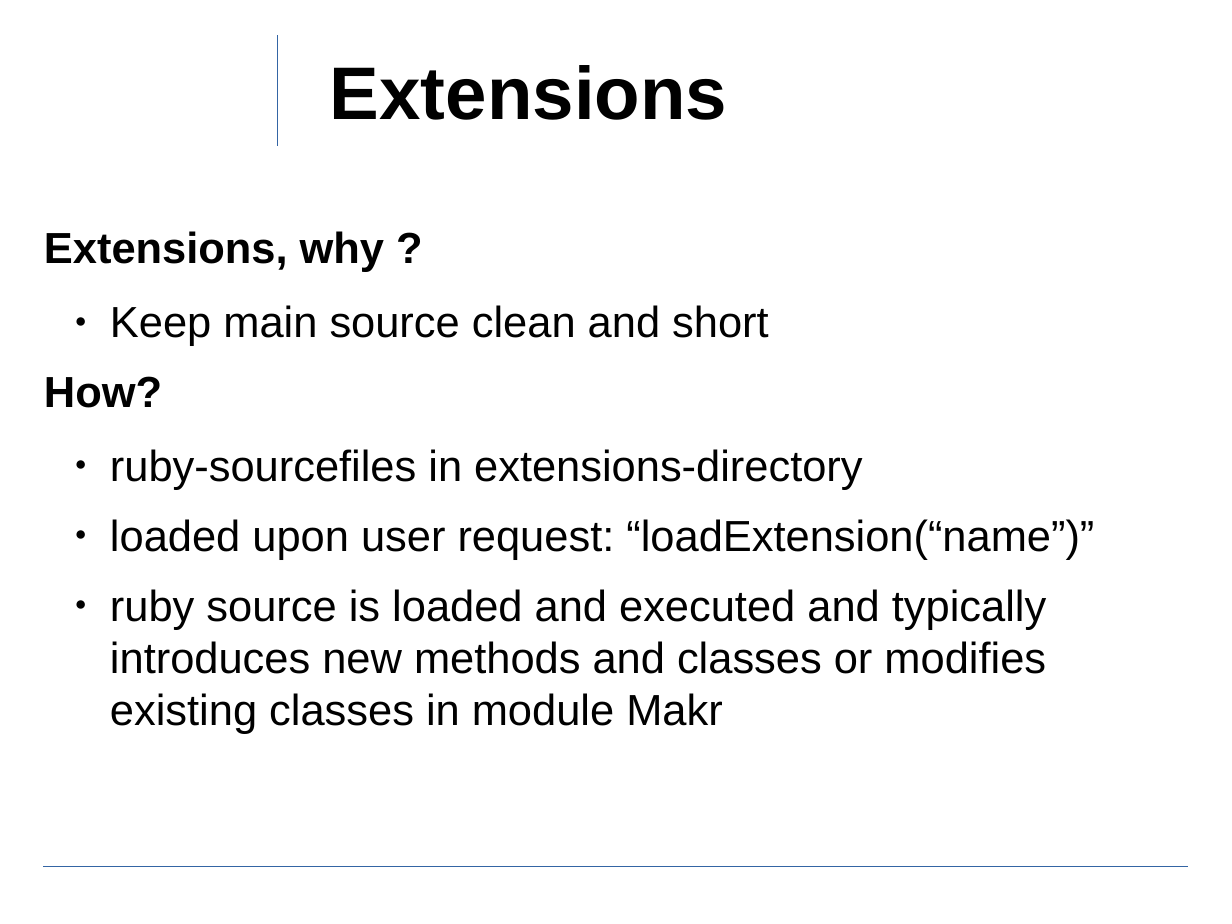
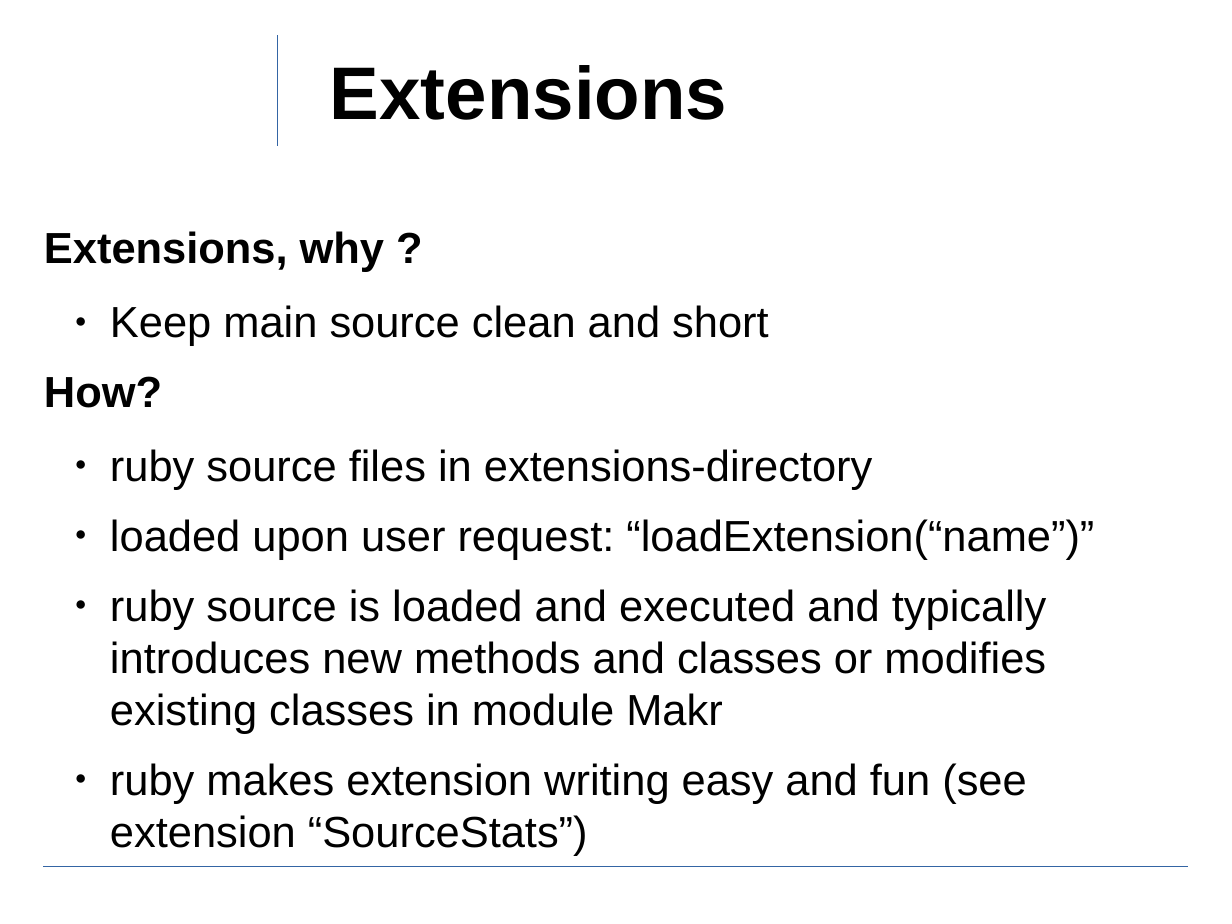
Before and after one commit to ewuenf/Makr, a slide deck: slide 20 of doc/concepts/Makr_Concepts.01.odp (slide 19 before the commit). Drawn at 1232x924 pixels with LibreOffice and Linux fonts; fonts in the diff are those of the drawing; background and template pictures are left out. Boxes give left, top, right and bottom in pixels: in the first picture for what was removed or moved away, otherwise in the second. Text is boxed around its words. In the diff, an @@ line names an element or a change of style, - is before the commit and + after.

```diff
--- a/doc/concepts/Makr_Concepts.01.odp
+++ b/doc/concepts/Makr_Concepts.01.odp
@@ text at (x1=110, y1=449, x2=872, y2=490): text changed @@
-  ● ruby-sourcefiles in extensions-directory
+  ● ruby source files in extensions-directory
@@ text at (x1=110, y1=763, x2=1026, y2=856): paragraph added @@
+  ● ruby makes extension writing easy and fun (see extension “SourceStats”)
```
Also in this commit, not shown: 6 other slides changed, 1 slide added, 1 other file.
